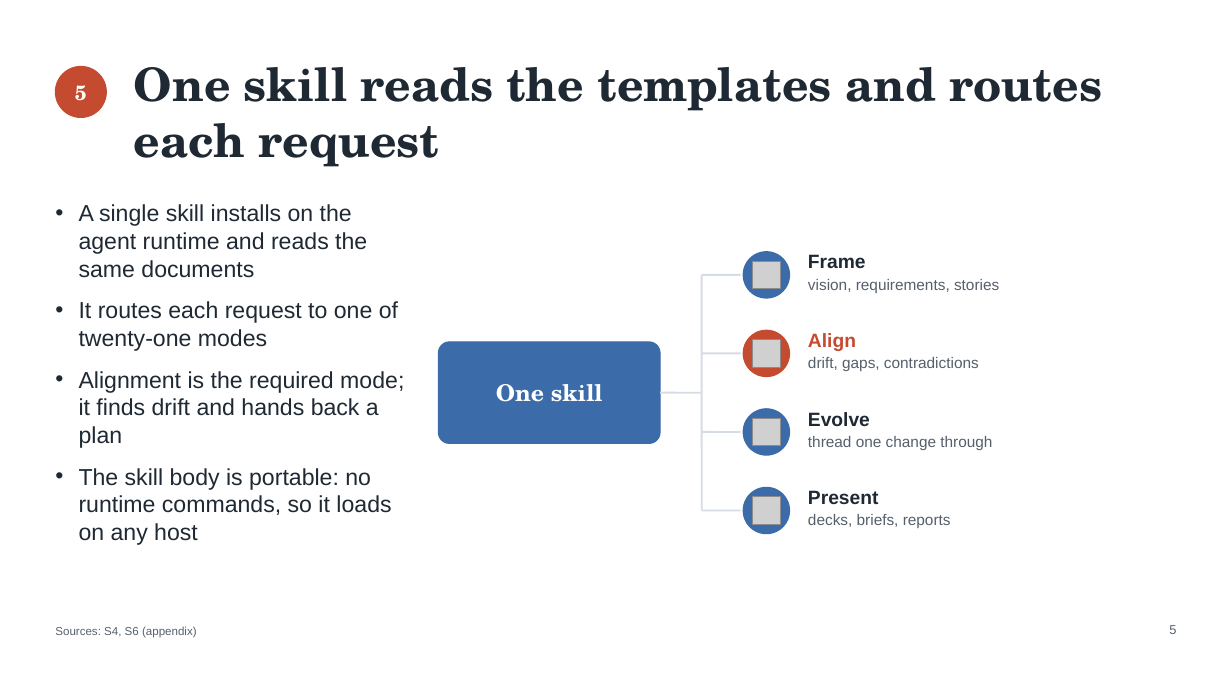
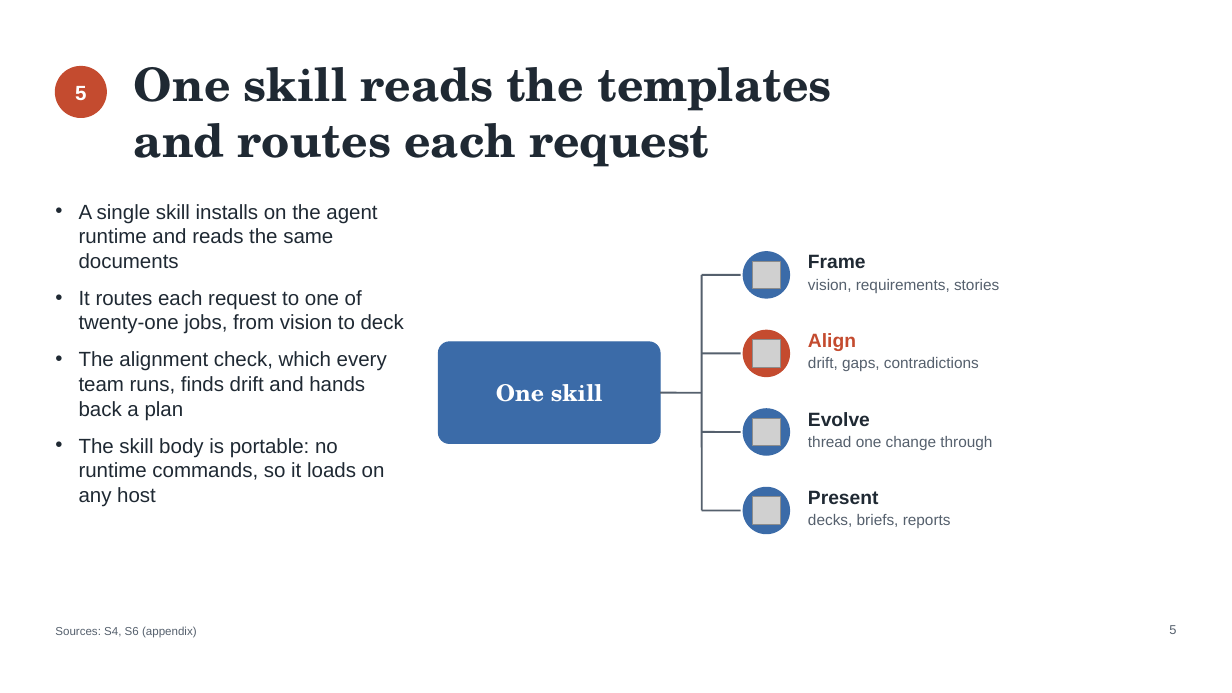
Before and after one commit to DocumentDrivenDX/helix, a slide deck: slide 5 of docs/helix/06-iterate/deliverables/assets/DEL-001-helix-evaluation-deck.pptx. Drawn at 1232x693 pixels with LibreOffice and Linux fonts; fonts in the diff are those of the drawing; grey boxes stand for pictures. Boxes give left, top, right and bottom in pixels: in the first picture for what was removed or moved away, otherwise in the second. Text is boxed around its words. In the diff, an @@ line names an element or a change of style, - is before the commit and + after.

```diff
--- a/docs/helix/06-iterate/deliverables/assets/DEL-001-helix-evaluation-deck.pptx
+++ b/docs/helix/06-iterate/deliverables/assets/DEL-001-helix-evaluation-deck.pptx
@@ text "5" at (75, 86, 86, 100): font TeX Gyre Schola to Arial @@
@@ text at (134, 67, 832, 167): text changed @@
-One skill reads the templates and routes each request
+One skill reads the templates
+and routes each request
@@ text at (79, 204, 385, 507): size 18 to 16 pt in "A single skill installs on the agent ...", "The skill body is portable: no runtime ..."; less space between paragraphs @@
@@ text at (79, 290, 404, 421): text changed; size 18 to 16 pt @@
-• It routes each request to one of twenty-one modes
-• Alignment is the required mode; it finds drift and hands back a plan
+• It routes each request to one of twenty-one jobs, from vision to deck
+• The alignment check, which every team runs, finds drift and hands back a plan
@@ line (701, 275) - (701, 511): stroke #D6DCE4 1.5 pt to #55606D 1.5 pt @@
@@ line (701, 275) - (740, 275): stroke #D6DCE4 1.5 pt to #55606D 1.5 pt @@
@@ line (701, 354) - (740, 354): stroke #D6DCE4 1.5 pt to #55606D 1.5 pt @@
@@ line (660, 393) - (701, 393): stroke #D6DCE4 1.5 pt to #55606D 1.5 pt @@
@@ line (701, 432) - (740, 432): stroke #D6DCE4 1.5 pt to #55606D 1.5 pt @@
@@ line (701, 511) - (740, 511): stroke #D6DCE4 1.5 pt to #55606D 1.5 pt @@
```
Also in this commit, not shown: 13 other slides changed, 5 other files.
